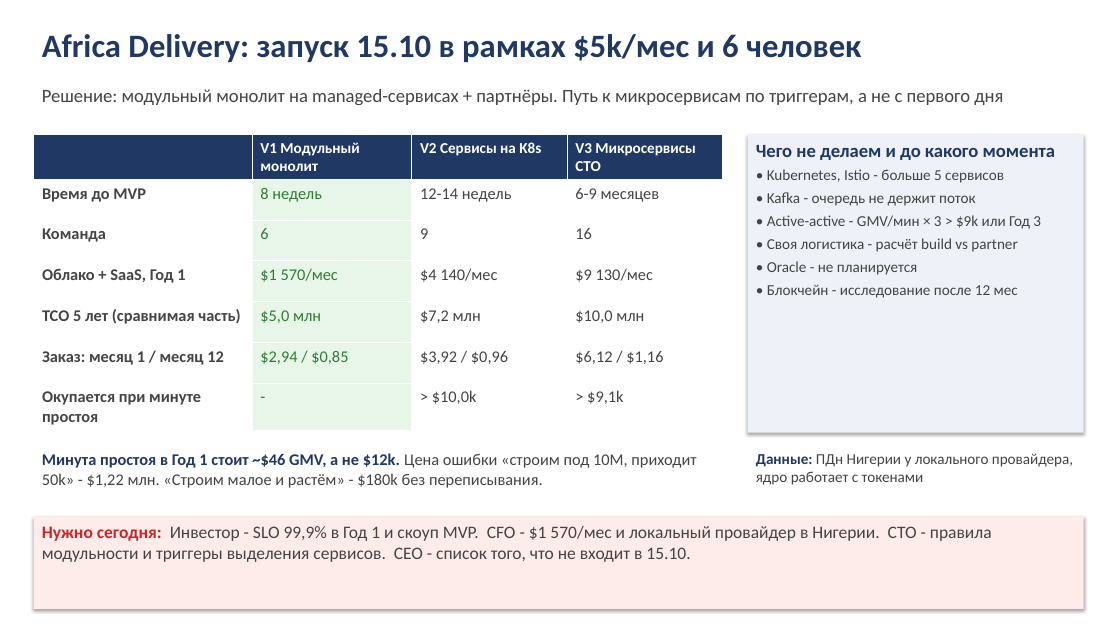
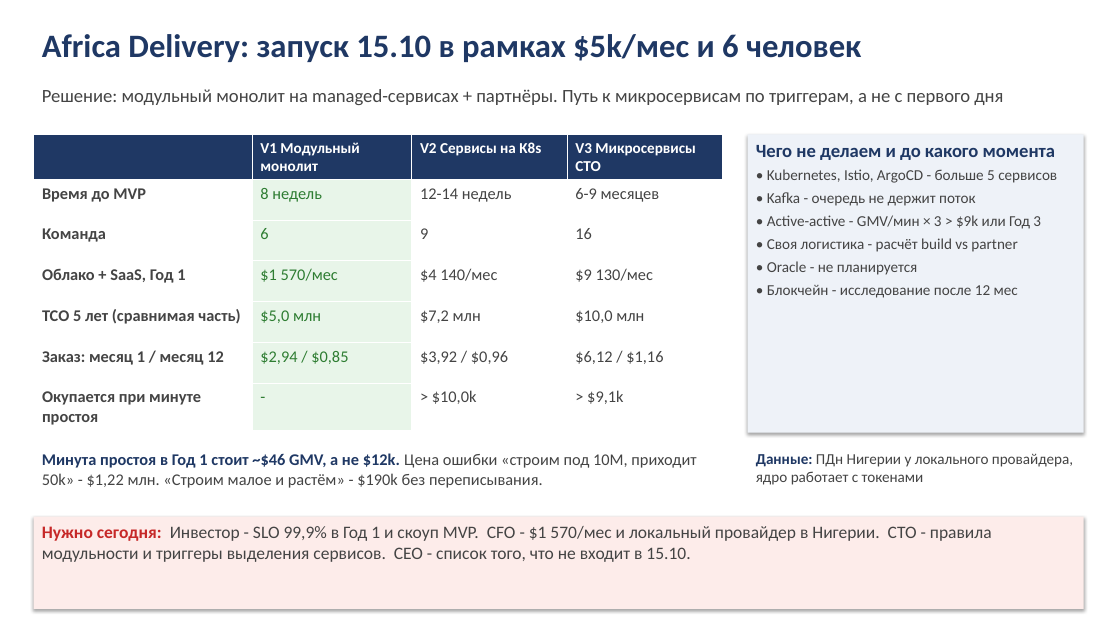
Before and after one commit to NovikovMS/Africa_Delivery, a slide deck: slide 1 of Task2/nairobi-slide.pptx. Drawn at 1120x630 pixels with LibreOffice and Linux fonts; fonts in the diff are those of the drawing. Boxes give left, top, right and bottom in pixels: in the first picture for what was removed or moved away, otherwise in the second. Text is boxed around its words. In the diff, an @@ line names an element or a change of style, - is before the commit and + after.

```diff
--- a/Task2/nairobi-slide.pptx
+++ b/Task2/nairobi-slide.pptx
@@ text in rectangle at (x1=767, y1=169, x2=1057, y2=183): text changed @@
-• Kubernetes, Istio - больше 5 сервисов
+• Kubernetes, Istio, ArgoCD - больше 5 сервисов
@@ text at (x1=42, y1=453, x2=696, y2=488): text changed @@
-Минута простоя в Год 1 стоит ~$46 GMV, а не $12k. Цена ошибки «строим под 10M, приходит 50k» - $1,22 млн. «Строим малое и растём» - $180k без переписывания.
+Минута простоя в Год 1 стоит ~$46 GMV, а не $12k. Цена ошибки «строим под 10M, приходит 50k» - $1,22 млн. «Строим малое и растём» - $190k без переписывания.
```
Also in this commit, not shown: 8 other files.
